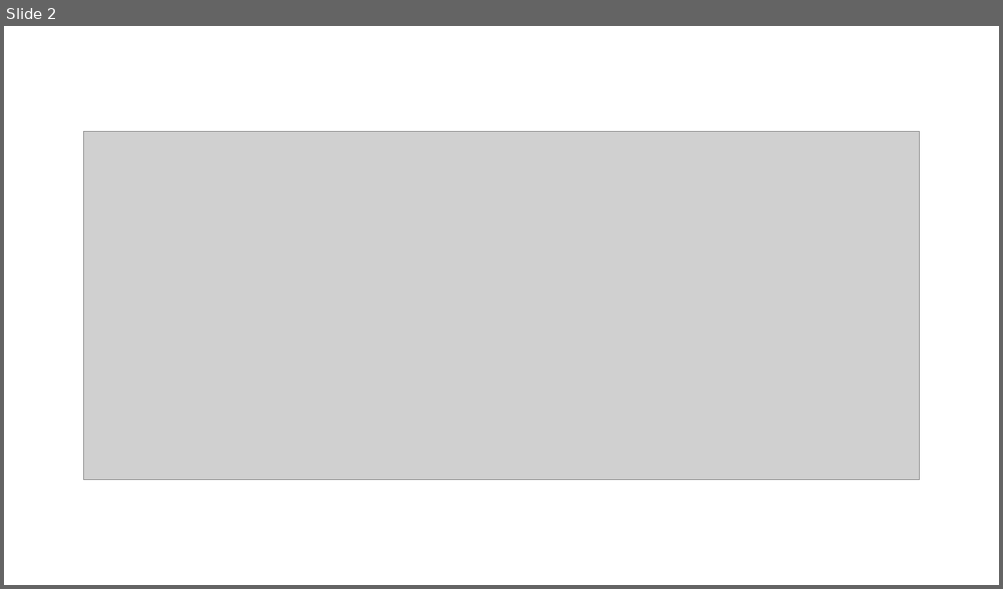
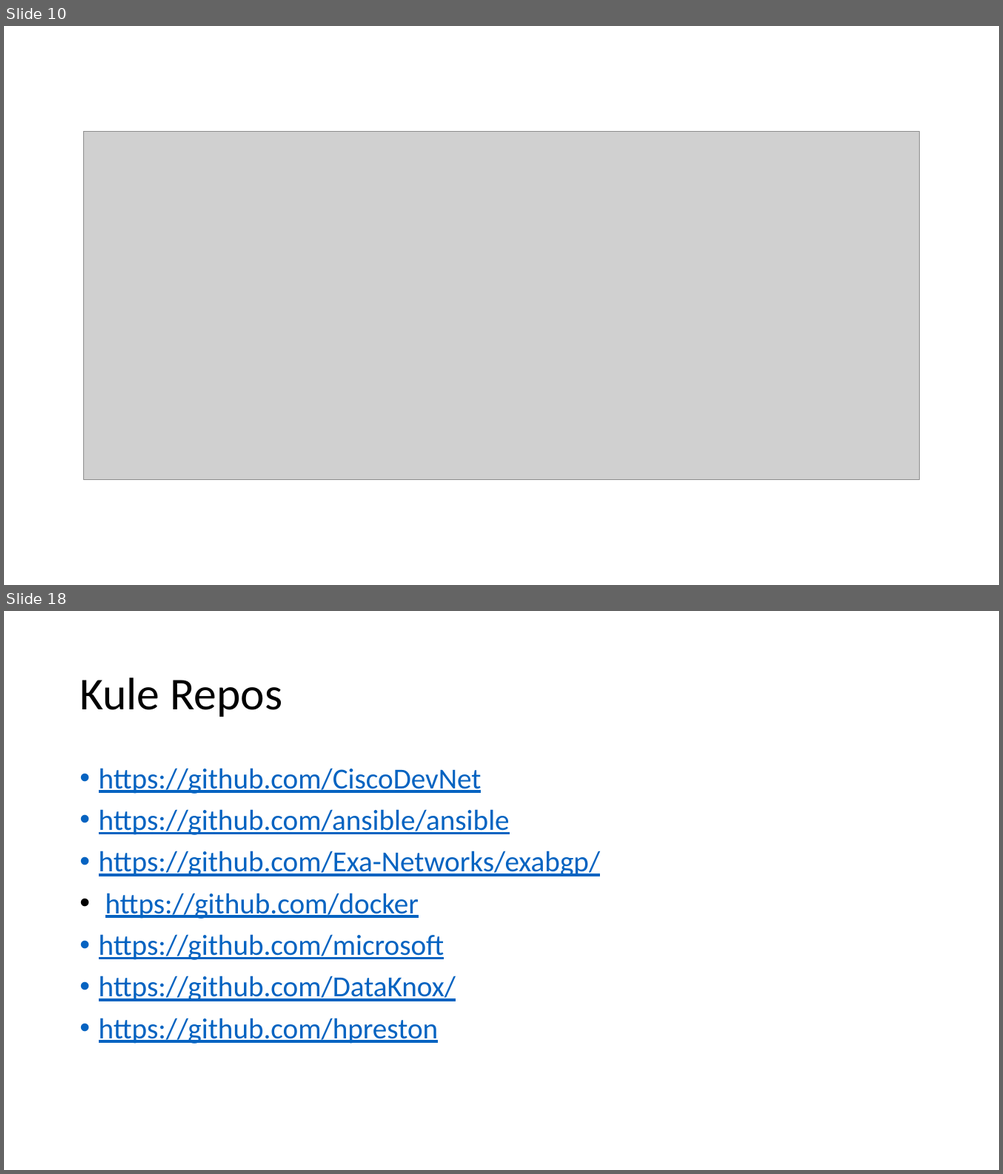
Before and after one commit to ToreAndreAsheim/tech-thursday, a slide deck: 2020-09-03 Git og Github/Git.pptx. Shown one above the other, each under a label of ours: slide 2 before the commit, slides 10 and 18 after it; the slides between them are not shown. The pictures are 1003x589 and 1003x1174 pixels, drawn with LibreOffice and Linux fonts; fonts in the diff are those of the drawing; grey boxes stand for pictures. Boxes give left, top, right and bottom in pixels: in the first picture for what was removed or moved away, otherwise in the second. Text is boxed around its words. In the diff, an @@ line names an element or a change of style, - is before the commit and + after.

```diff
--- a/2020-09-03 Git og Github/Git.pptx
+++ b/2020-09-03 Git og Github/Git.pptx
@@ slide 18 added at (4, 611, 999, 1170), background #FFFFFF @@
@@ title added at (79, 678, 282, 717), 44 pt, text #000000 @@
+Kule Repos
@@ text added at (99, 768, 600, 1044), 28 pt, text #0563C1, underline @@
+• https://github.com/CiscoDevNet
+• https://github.com/ansible/ansible
+• https://github.com/Exa-Networks/exabgp/
+• https://github.com/docker
+• https://github.com/microsoft
+• https://github.com/DataKnox/
+• https://github.com/hpreston
@@ what was slide 2 is now slide 10 @@
```
Also in this commit, not shown: 5 slides changed, 9 other slides added, 2 slides removed.
